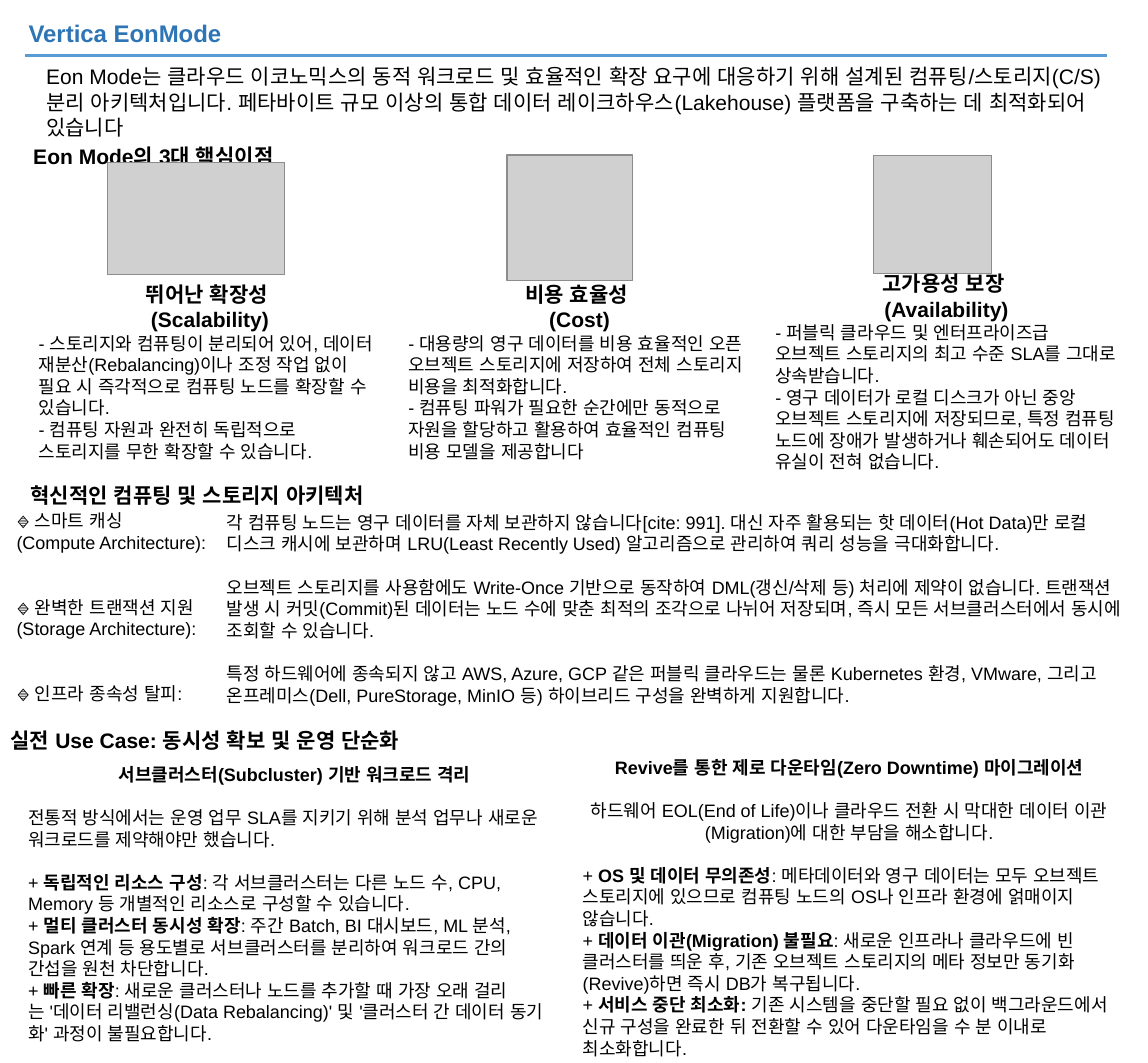
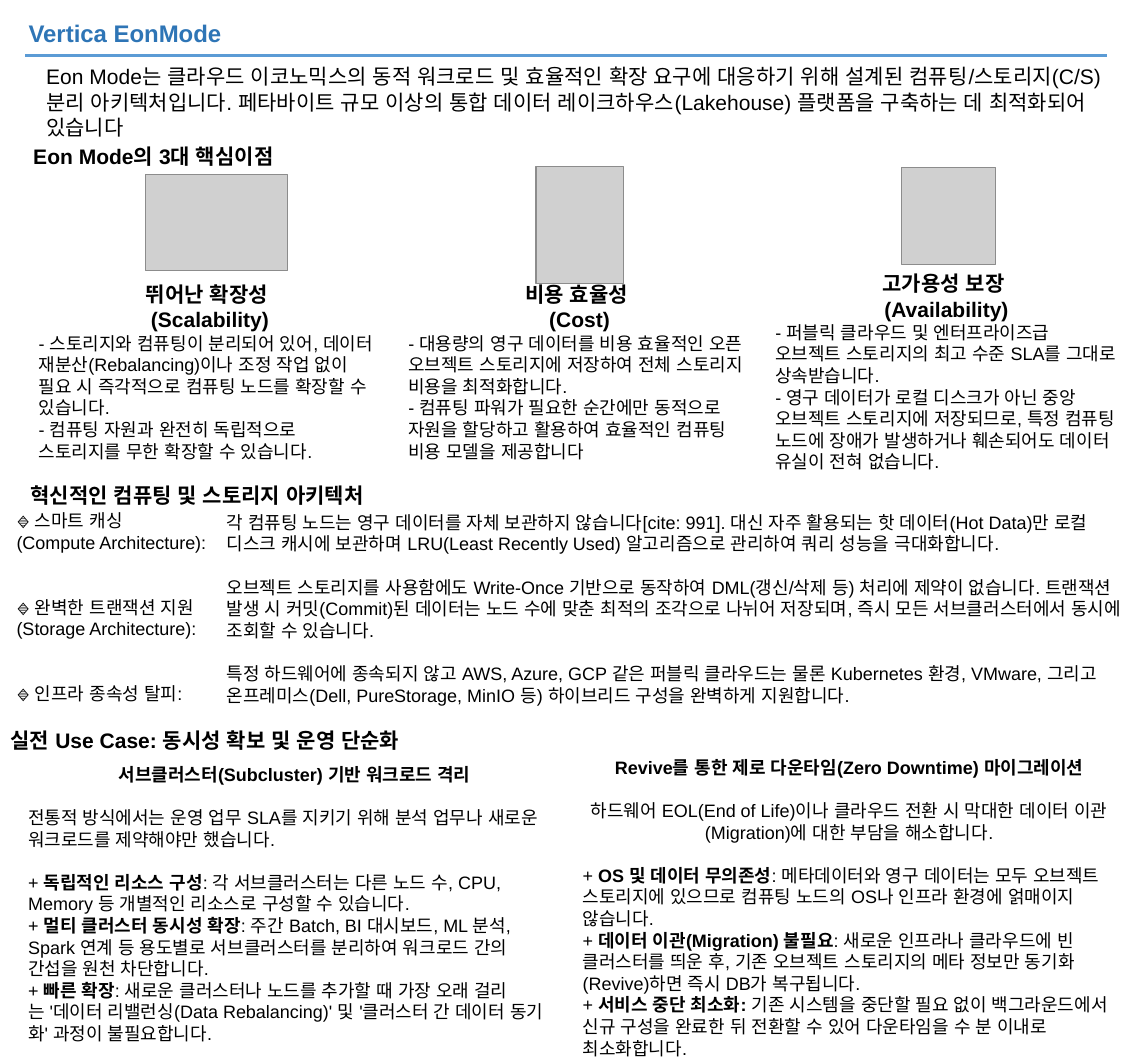
Before and after one commit to JIN0326/vertica_blog, a slide deck: slide 6 of 99ref/버티카_blog.pptx. Drawn at 1148x1063 pixels with LibreOffice and Linux fonts; fonts in the diff are those of the drawing; grey boxes stand for pictures. Boxes give left, top, right and bottom in pixels: in the first picture for what was removed or moved away, otherwise in the second. Text is boxed around its words. In the diff, an @@ line names an element or a change of style, - is before the commit and + after.

```diff
--- a/99ref/버티카_blog.pptx
+++ b/99ref/버티카_blog.pptx
@@ picture: place and size @@
-picture at bbox=[107, 162, 284, 273]
+picture at bbox=[146, 175, 288, 271]
@@ rectangle added at bbox=[532, 176, 630, 273], fill #FFFFFF @@
@@ picture: place and size @@
-picture at bbox=[508, 156, 633, 281]
+picture at bbox=[536, 166, 623, 283]
@@ rectangle added at bbox=[897, 166, 998, 267], fill #FFFFFF @@
@@ picture: place and size @@
-picture at bbox=[874, 156, 992, 274]
+picture at bbox=[902, 167, 996, 265]
```
Also in this commit, not shown: 2 other slides changed, 20 other files.
